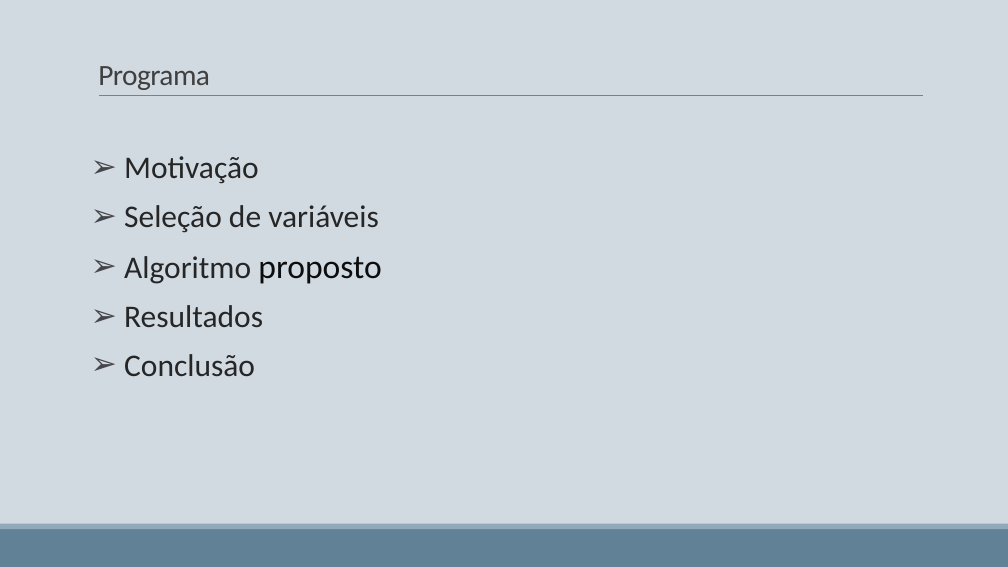
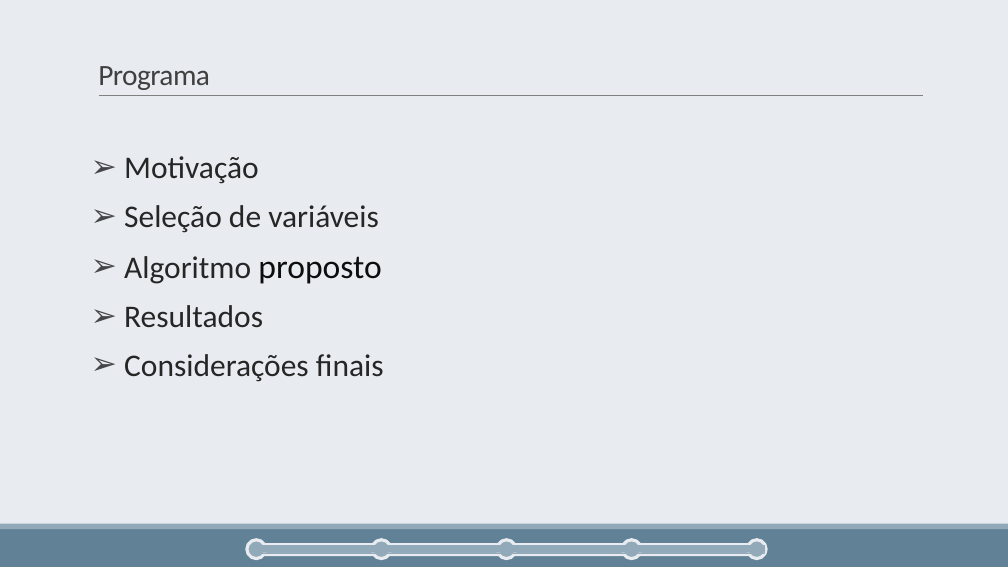
Before and after one commit to cmbhjv/TCC-Latex, a slide deck: slide 2 of TCC-Pres/Seleção Incremental de Variáveis utilizando Preditores Lineares e.pptx. Drawn at 1008x567 pixels with LibreOffice and Linux fonts; fonts in the diff are those of the drawing. Boxes give left, top, right and bottom in pixels: in the first picture for what was removed or moved away, otherwise in the second. Text is boxed around its words. In the diff, an @@ line names an element or a change of style, - is before the commit and + after.

```diff
--- a/TCC-Pres/Seleção Incremental de Variáveis utilizando Preditores Lineares e.pptx
+++ b/TCC-Pres/Seleção Incremental de Variáveis utilizando Preditores Lineares e.pptx
@@ background #D1D9E1 to #E8ECF0 @@
@@ text at (124, 354, 384, 382): text changed @@
-➢ Conclusão
+➢ Considerações finais
@@ group added at (247, 540, 767, 559): 5 ellipses, 1 rounded rectangle, 1 rectangle @@
```
Also in this commit, not shown: 15 other slides changed, 2 slides added, 1 slide removed.
